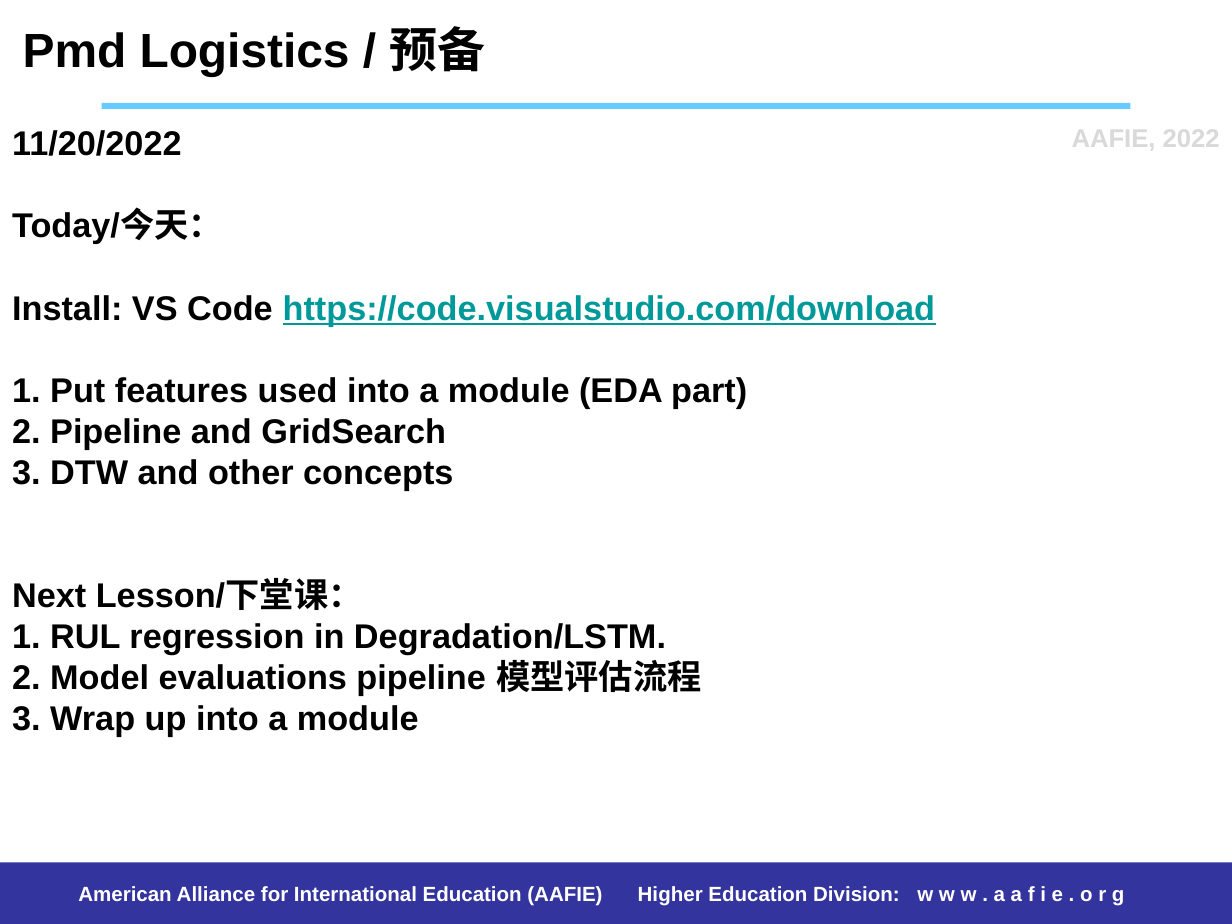
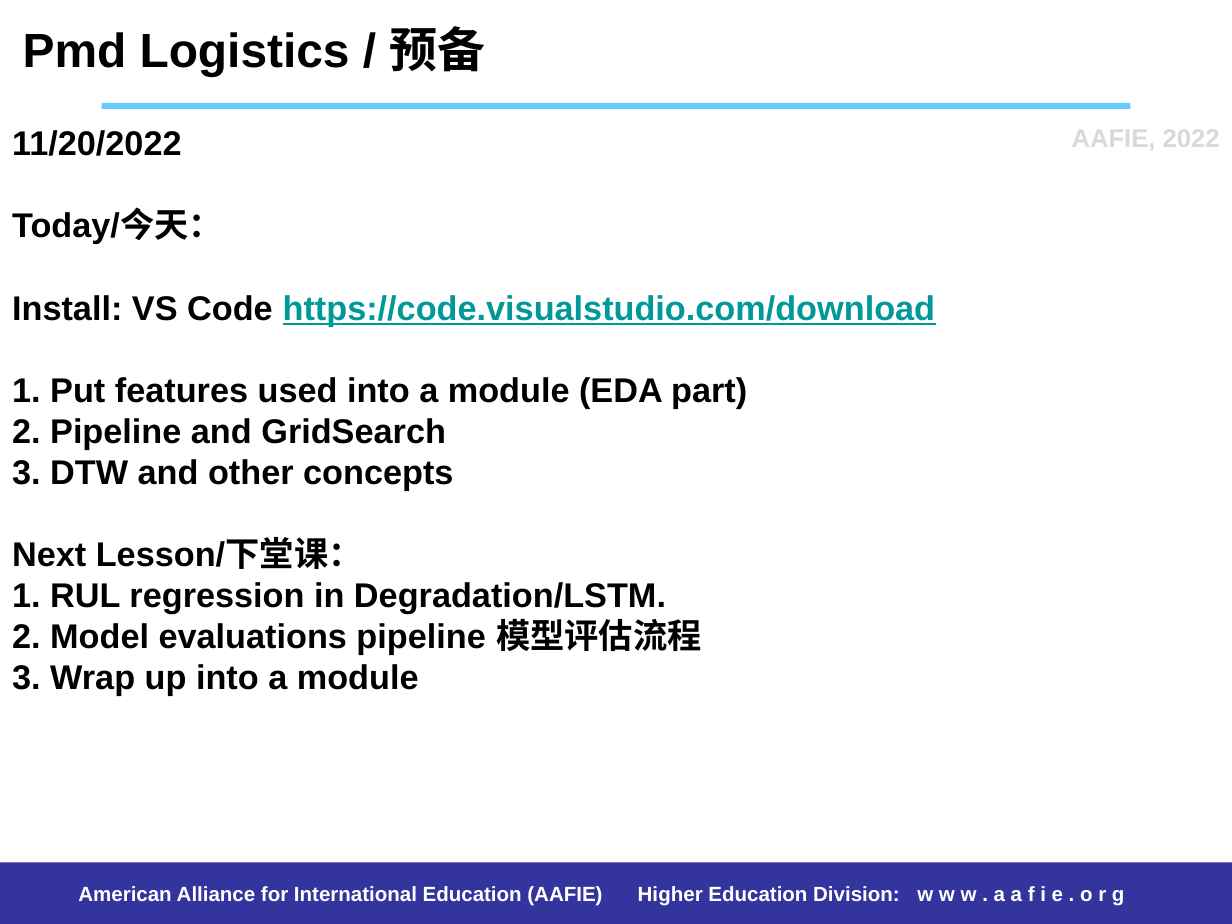
Before and after one commit to stemproaca/pdm, a slide deck: slide 6 of Classes/20221120.pptx. Drawn at 1232x924 pixels with LibreOffice and Linux fonts; fonts in the diff are those of the drawing. Boxes give left, top, right and bottom in pixels: in the first picture for what was removed or moved away, otherwise in the second. Text is boxed around its words. In the diff, an @@ line names an element or a change of style, - is before the commit and + after.

Commit message:
Lesson 12

```diff
--- a/Classes/20221120.pptx
+++ b/Classes/20221120.pptx
@@ title "11/20/2022 Today/今天： Install: VS Code ..." rewrapped from (12,130,935,737) to (12,130,935,696) @@
```
